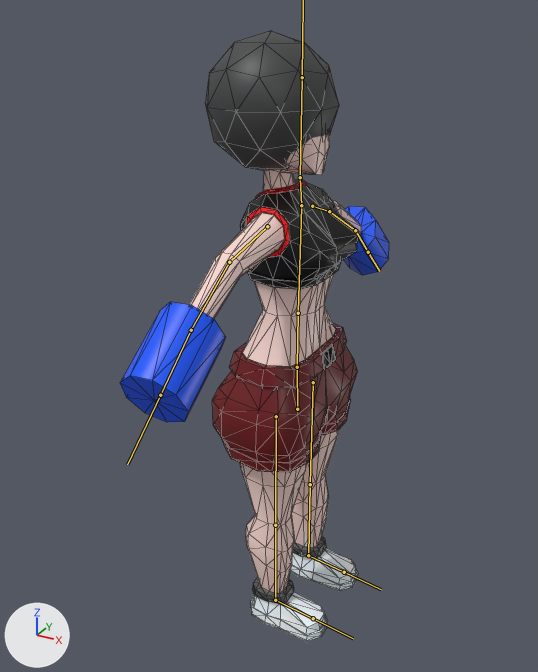
The FBX model models/Chica/chica.fbx, before and after one commit.
Before and after are seen from a camera (50 mm lens) standing at (6.3, -12.63, 12.82) and looking at (-0.6, -0.08, 6.54). Every picture has the same lights, and +X, +Y and +Z are marked at lower left. The bones that bend it are drawn over the model as lines. Mesh edges are drawn as thin lines.
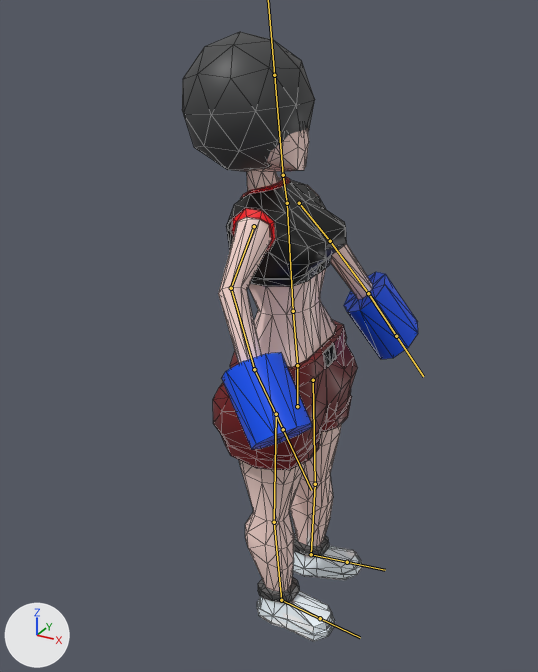
The newer file adds an action. The first version stands in its rest pose; the second is drawn at frame 136 of the action 'Armature|ArmatureAction2'.

Pixel boxes [x1, y1, x2, y2] of what changed, in the pictures (538 x 672 px):
'Cube', posed (12% narrower)
    before: [120, 30, 389, 642]
    after: [182, 32, 418, 641]
bone 'cadera', root to tip
    before: (297, 409) to (297, 367)
    after: (297, 406) to (297, 365)
bone 'cintura', root to tip
    before: (297, 367) to (298, 313)
    after: (297, 365) to (293, 311)
bone 'brazo L', root to tip
    before: (267, 226) to (229, 262)
    after: (254, 226) to (231, 288)
bone 'antebrazo L', root to tip
    before: (229, 262) to (191, 330)
    after: (231, 288) to (254, 369)
bone 'mano L', root to tip
    before: (191, 330) to (160, 395)
    after: (254, 369) to (283, 429)
bone 'brazo R', root to tip
    before: (312, 206) to (329, 211)
    after: (299, 203) to (330, 241)
bone 'antebrazo R', root to tip
    before: (329, 211) to (355, 230)
    after: (330, 241) to (368, 293)
bone 'mano R ', root to tip
    before: (355, 230) to (368, 252)
    after: (368, 293) to (396, 336)
bone 'muslo L', root to tip
    before: (276, 416) to (275, 525)
    after: (276, 414) to (274, 522)
bone 'pierna L', root to tip
    before: (275, 525) to (275, 600)
    after: (274, 522) to (281, 600)
bone 'pie L', root to tip
    before: (275, 600) to (313, 618)
    after: (281, 600) to (320, 618)
bone 'muslo R', root to tip
    before: (313, 382) to (310, 484)
    after: (313, 380) to (315, 484)
bone 'pierna R', root to tip
    before: (310, 484) to (308, 555)
    after: (315, 484) to (311, 554)
bone 'pie R', root to tip
    before: (308, 555) to (344, 572)
    after: (311, 554) to (347, 562)

What the commit changed:
Bone 'cadera' (bone_cadera) moves from (0.0, 0.0, 0.0) to (0.0, 0.04, 0.0).
Bone 'cadera' (bone_cadera) turns from (0, 0, 0) to (2, 1, -1) degrees about its own x, y and z.
Bone 'cintura' (bone_cintura) turns from (0, 0, 0) to (-1, 0, 6) degrees about its own x, y and z.
Bone 'brazo L' (bone_brazo_l) turns from (0, 0, 0) to (41, -21, -8) degrees about its own x, y and z.
Bone 'antebrazo L' (bone_antebrazo_l) turns from (0, 0, 0) to (-10, 12, -31) degrees about its own x, y and z.
Bone 'mano L' (bone_mano_l) turns from (0, 0, 0) to (-2, 2, -9) degrees about its own x, y and z.
Bone 'brazo R' (bone_brazo_r) turns from (0, 0, 0) to (-15, -19, -37) degrees about its own x, y and z.
Bone 'antebrazo R' (bone_antebrazo_r) turns from (0, 0, 0) to (0, 2, 4) degrees about its own x, y and z.
Bone 'mano R ' (bone_mano_r) turns from (0, 0, 0) to (1, -2, -7) degrees about its own x, y and z.
Bone 'muslo L' (bone_muslo_l) moves from (0.0, 0.0, 0.0) to (0.0, -0.04, 0.0).
Bone 'muslo L' (bone_muslo_l) turns from (0, 0, 0) to (0, 0, 1) degrees about its own x, y and z.
Bone 'pierna L' (bone_pierna_l) turns from (0, 0, 0) to (0, 0, -6) degrees about its own x, y and z.
Bone 'pie L' (bone_pie_l) turns from (0, 0, 0) to (0, 0, 5) degrees about its own x, y and z.
Bone 'muslo R' (bone_muslo_r) moves from (0.0, 0.0, 0.0) to (0.0, -0.04, 0.0).
Bone 'muslo R' (bone_muslo_r) turns from (0, 0, 0) to (0, 0, -3) degrees about its own x, y and z.
Bone 'pierna R' (bone_pierna_r) turns from (0, 0, 0) to (0, 0, 4) degrees about its own x, y and z.
Bone 'pie R' (bone_pie_r) turns from (0, 0, 0) to (0, -2, -18) degrees about its own x, y and z.
